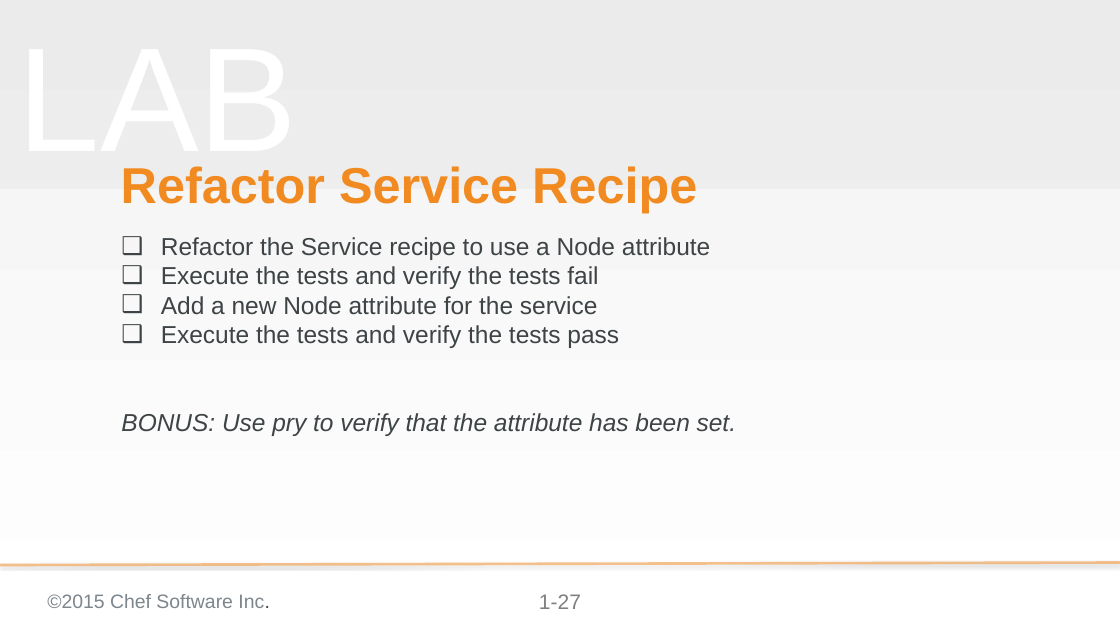
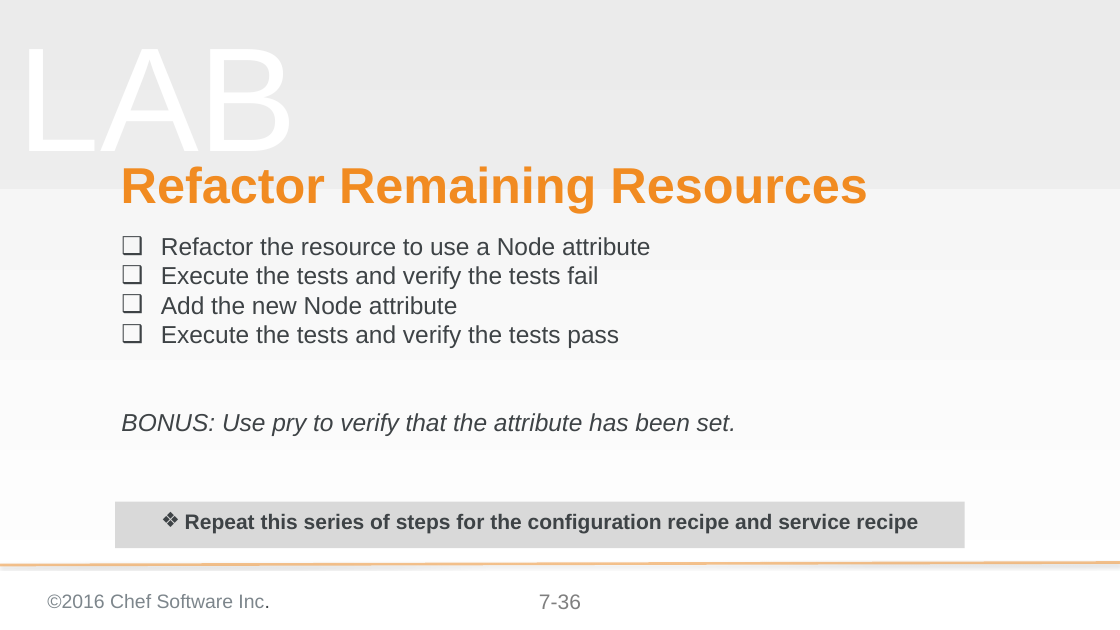
Before and after one commit to chef-training/test_driven_cookbook_development, a slide deck: slide 36 of 07-refactoring_to_attributes.pptx (slide 27 before the commit). Drawn at 1120x630 pixels with LibreOffice and Linux fonts; fonts in the diff are those of the drawing; background and template pictures are left out. Boxes give left, top, right and bottom in pixels: in the first picture for what was removed or moved away, otherwise in the second. Text is boxed around its words. In the diff, an @@ line names an element or a change of style, - is before the commit and + after.

```diff
--- a/07-refactoring_to_attributes.pptx
+++ b/07-refactoring_to_attributes.pptx
@@ title at [121,166,868,213]: text changed @@
-Refactor Service Recipe
+Refactor Remaining Resources
@@ subtitle at [161,237,650,256]: text changed @@
-❑ Refactor the Service recipe to use a Node attribute
+❑ Refactor the resource to use a Node attribute
@@ subtitle at [161,296,457,315]: text changed @@
-❑ Add a new Node attribute for the service
+❑ Add the new Node attribute
@@ rectangle added at [115,501,964,548], fill #D9D9D9, 24 pt, text #3E4346, bold @@
+❖ Repeat this series of steps for the configuration recipe and service recipe
@@ text at [47,594,269,608]: text changed @@
-©2015 Chef Software Inc.
+©2016 Chef Software Inc.
@@ page number at [539,594,581,609]: text changed @@
-1-27
+7-36
```
Also in this commit, not shown: 32 other slides changed, 11 slides added.
